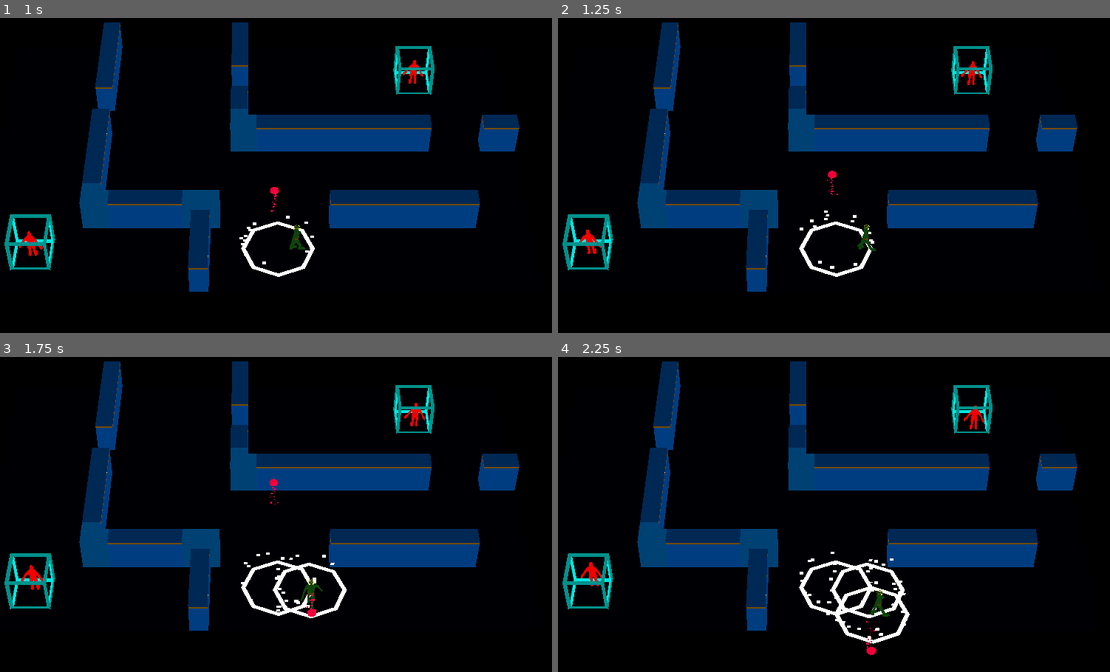
Above: before the commit, frames 1-4 (two rows, left to right).
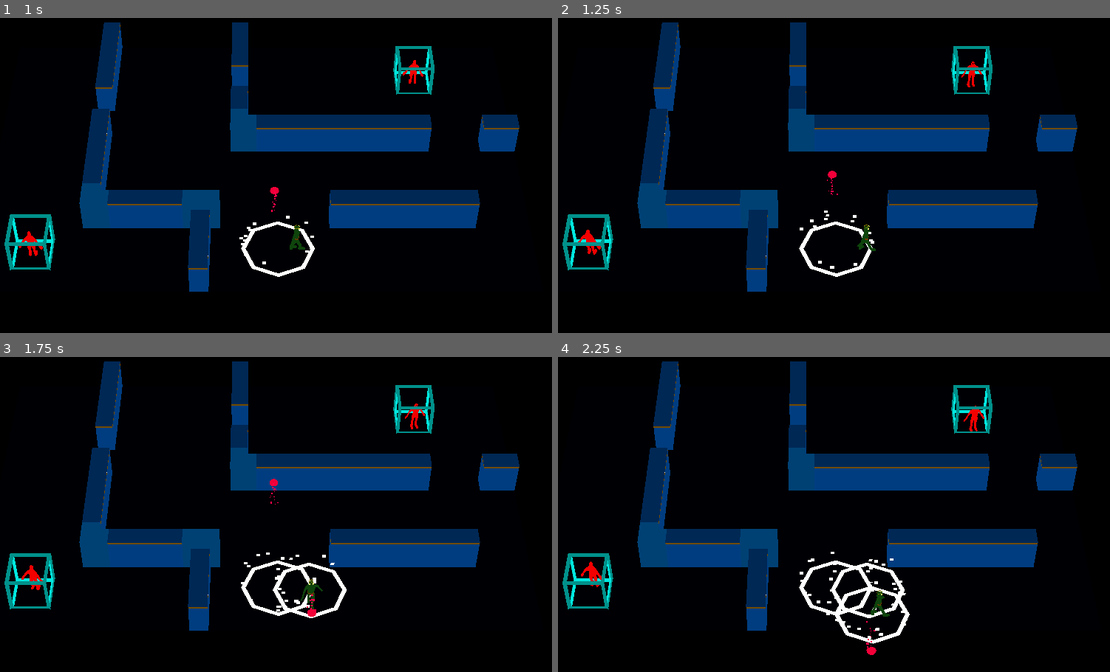
Above: after the commit, the same moments.

Repository: ralabate/30ddl
Game: Godot game, scene res://main.tscn
Same seed, same stepped clock (60 frames per second), same inputs: the game is played once before the commit and once after it.
Inputs:
- Up to frame 1 (1 s): tap Enter (ui_accept) at 0.5, 0.77 s; hold Right (ui_right) from 0.53 s (still down); tap A (player_mine) at 0.6 s
- Up to frame 2 (1.25 s): keep holding Right (ui_right)
- Up to frame 3 (1.75 s): release Right (ui_right) at 1.28 s; hold Down (ui_down) from 1.28 s (still down); tap A (player_mine) at 1.35 s; tap Enter (ui_accept) at 1.52 s
- Up to frame 4 (2.25 s): release Down (ui_down) at 2.03 s; hold Right (ui_right) from 2.03 s (still down); tap A (player_mine) at 2.1 s

Frame 1 is identical in both runs. In frame 2, less than 0.1% of the frame differs, in the area x 3-77%, y 13-76%; in frame 3, less than 0.1%; in frame 4, less than 0.1%, in the area x 4-78%, y 15-74%.

Commit message:
make badguys turn to face you

Diff:
--- a/gauntlet/badguy.gd
+++ b/gauntlet/badguy.gd
@@ -17,7 +17,6 @@
 
 func _physics_process(delta):
 	if navigation_agent.is_navigation_finished():
-		#print("finished!")
 		return
 
 	var current_agent_position: Vector3 = global_position
@@ -25,12 +24,8 @@
 
 	velocity = current_agent_position.direction_to(next_path_position) * movement_speed
 
-	#print(
-		#"velocity: ", velocity,
-		#" current: ", current_agent_position,
-		#" next: ", next_path_position,
-		#" target: ", navigation_agent.target_position)
-
+	var direction = velocity.normalized()
+	rotation.y = atan2(-direction.x, -direction.z)
 	move_and_slide()
 
 
